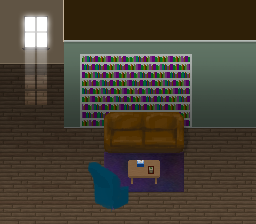
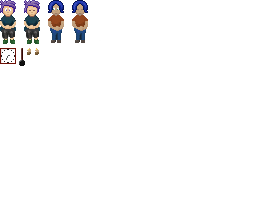
Layer changes from the first 256x224 image to the second:
showed group "sprites" (32 layers) over [0, 0, 101, 66]
added group "therapist hand copy" with 2 layers in group "sprites" over [35, 48, 39, 55]
added layer "Layer 18" (1st of 2, in "sprites" › "therapist hand copy") in group "therapist hand copy" over [35, 49, 39, 55]
added group "therapist hand" with 2 layers in group "sprites" over [27, 48, 31, 55]
added layer "Layer 18" (2nd of 2, in "sprites" › "therapist hand") in group "therapist hand" over [27, 49, 31, 55]
hid group "bg" (29 layers) over [0, 0, 256, 224]
renamed "Layer 10" to "shape", painted on it over [88, 160, 134, 212]
